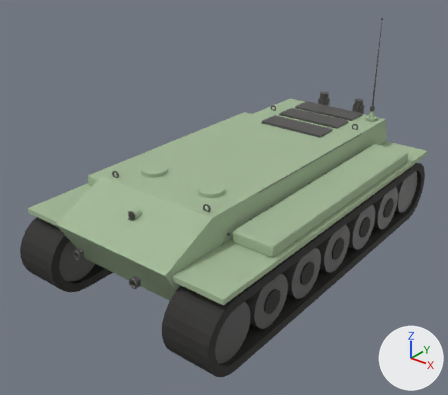
An edit to the glTF model public/assets/models/tanks/parts/player_hull_base.glb, drawn before and after from the same camera.
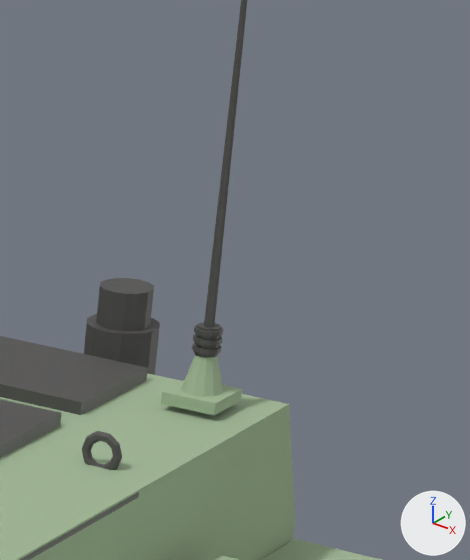
The first picture shows the older version from a 50 mm camera at (5.56, -7.53, 5.42) aimed at (-0.07, -0.49, 1.05). The close-ups show the older and then the newer version on the part from 76% to 93% of the width and 13% to 37% of the height of that picture. Only the edits that show in the close-ups are written down. Every picture has the same lights, and +X, +Y and +Z are marked at lower right. Where no turn or scale is listed for an object, it has been applied to the vertices.

Names of what the first close-up shows: 'antenna_whip_1', 'antenna_whip_trim_dark', 'engine_grille_1', 'engine_grille_2', 'exhaust_pipe_1', 'exhaust_tip_1', 'fender_left', 'hull11_lifteye_trim_dark', 'hull_body', 'roof1_weld_trim_dark' and 1 more.
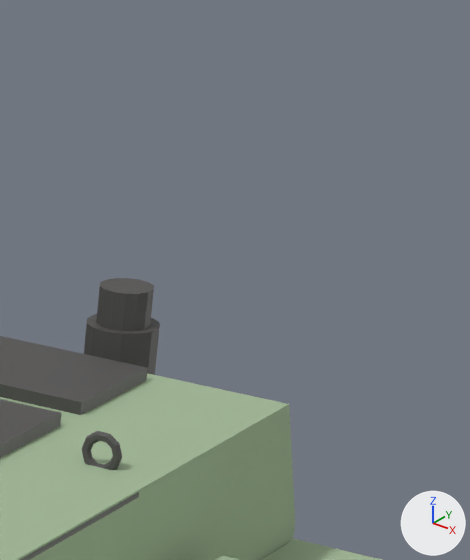
Changed parts and their boxes [x1, y1, x2, y2] in the close-ups (470 x 560 px):
'antenna_whip_trim_dark', deleted
    before: [192, 0, 247, 358]
'antenna_whip_1', deleted
    before: [161, 355, 242, 415]

Patch to the scene script:
```diff
--- a/public/assets/models/tanks/parts/player_hull_base.glb.py
+++ b/public/assets/models/tanks/parts/player_hull_base.glb.py
@@ ob_antenna_whip_1 @@
-ob_antenna_whip_1 = bpy.data.objects.new('antenna_whip_1', me_antenna_whip_1)
-ob_antenna_whip_1.location = (0.0, 0.0, 0.0)
@@ ob_antenna_whip_trim_dark @@
-ob_antenna_whip_trim_dark = bpy.data.objects.new('antenna_whip_trim_dark', me_antenna_whip_trim_dark)
-ob_antenna_whip_trim_dark.location = (0.0, 0.0, 0.0)
```
